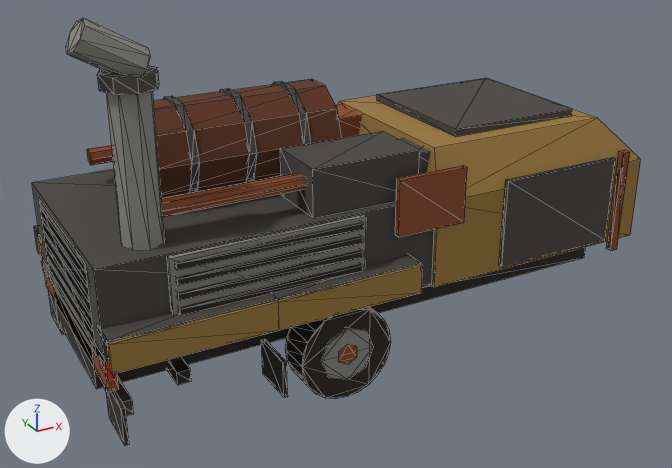
What one commit did to the glTF model game/public/models/base_sorokonoga_rear.glb.
Both versions are drawn from a 50 mm camera at (-4.79, -8.44, 4.11) aimed at (-0.26, -0.21, -0.01). Arrows for +X, +Y and +Z are at lower left; the lights stay in place. The first picture is the older version. Mesh edges are drawn as thin lines. Vertices at exactly the same position are counted once.

Objects in the first picture: 'base_sorokonoga_rear'.
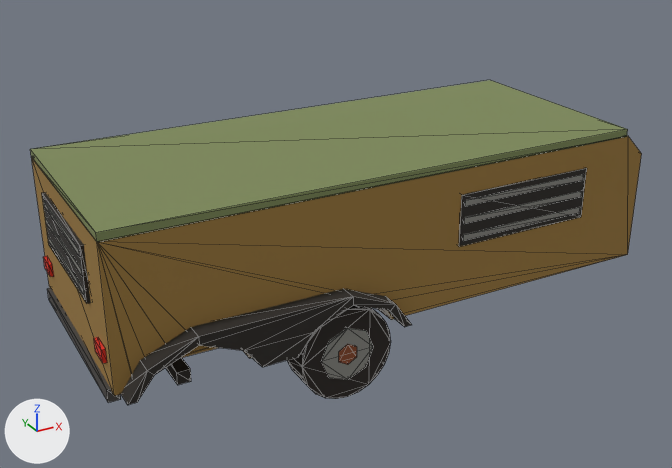
Location of each change, (x1, y1, x2, y2) in pixels of the pictures (672 x 468 px; the box of a moved part takes in the faces that stretch with it):
'base_sorokonoga_rear', reshaped (24% shorter): before (32, 18, 641, 445); after (30, 80, 642, 405)
part 1 of me_enclosure, added (green): after (30, 80, 628, 243)
part 2 of me_enclosure, added (black): after (459, 168, 587, 247)
part 3 of me_enclosure, added: after (42, 192, 91, 303)
part 4 of me_enclosure, added: after (463, 207, 580, 241)
part 5 of me_enclosure, added: after (464, 191, 582, 224)
part 6 of me_enclosure, added: after (465, 174, 584, 206)
part 7 of me_enclosure, added: after (48, 235, 85, 296)
part 8 of me_enclosure, added: after (45, 217, 83, 277)
part 9 of me_enclosure, added: after (43, 200, 80, 257)
part 10 of me_enclosure, moved or reshaped: before (41, 260, 48, 278); after (43, 256, 54, 277)
part 11 of me_enclosure, moved or reshaped: before (100, 357, 115, 380); after (94, 337, 107, 363)
part 12 of me_enclosure, added: after (47, 288, 121, 403)
part 13 of me_enclosure, rebuilt: before (338, 80, 641, 287); after (31, 136, 642, 396)
part 14 of me_enclosure, added (black): after (121, 289, 412, 405)
part 15 of me_enclosure, deleted: before (34, 18, 630, 445)
part 16 of me_enclosure, deleted: before (32, 169, 434, 367)

Edits to the bpy script that builds the scene:
```text
Add mat_trim:
    mat_trim = principled_material('trim')
    mat_trim.base_color = (0.209, 0.254, 0.102)  # green #7e8a5a
    mat_trim.roughness = 1.0
Change me_enclosure:
    used by ob_base_sorokonoga_rear; location = (0.0, 0.0, 0.0)
    remove me_enclosure.from_pydata(...)  # 732 vertices, 1196 faces; spans x -3.15..3.15, y -1.45..1.45, z -1.31..2.69
    add me_enclosure.from_pydata(...)  # 442 vertices, 776 faces; spans x -3.15..3.15, y -1.45..1.45, z -1.31..1.0
    me_enclosure part 1: a new loose piece, a box spanning x -3.11..2.88, y -1.25..1.25, z 0.91..1.0, in mat_trim (green #7e8a5a)
    me_enclosure part 2: a new loose piece, a box spanning x 0.635..2.315, y -1.265..-1.215, z 0.06..0.64, in mat_under (black #2e2a26)
    me_enclosure part 3: a new loose piece, a box spanning x -3.145..-3.095, y -0.74..0.74, z 0.11..0.69, in mat_under (black #2e2a26)
    me_enclosure part 4: a new loose piece, a box spanning x 0.675..2.275, y -1.27..-1.21, z 0.122..0.192, in mat_metal_light (grey #8a8a84)
    me_enclosure part 5: a new loose piece, a box spanning x 0.675..2.275, y -1.27..-1.21, z 0.315..0.385, in mat_metal_light (grey #8a8a84)
    me_enclosure part 6: a new loose piece, a box spanning x 0.675..2.275, y -1.27..-1.21, z 0.508..0.578, in mat_metal_light (grey #8a8a84)
    me_enclosure part 7: a new loose piece, a box spanning x -3.15..-3.09, y -0.7..0.7, z 0.172..0.242, in mat_metal_light (grey #8a8a84)
    me_enclosure part 8: a new loose piece, a box spanning x -3.15..-3.09, y -0.7..0.7, z 0.365..0.435, in mat_metal_light (grey #8a8a84)
    me_enclosure part 9: a new loose piece, a box spanning x -3.15..-3.09, y -0.7..0.7, z 0.558..0.628, in mat_metal_light (grey #8a8a84)
    me_enclosure part 10: the loose piece of 8 vertices spanning x -3.15..-3.09, y 1.02..1.27, z -0.41..-0.29 is moved by (-0.01, -0.15, 0.1)
    me_enclosure part 11: the loose piece of 8 vertices spanning x -3.15..-3.09, y -1.27..-1.02, z -0.41..-0.29 is moved by (-0.01, 0.15, 0.1)
    me_enclosure part 12: a new loose piece, a box spanning x -3.15..-3.03, y -1.15..1.15, z -0.72..-0.58, in mat_metal_dark (dark grey #4a4744)
    me_enclosure part 13: the loose piece of 12 vertices spanning x 0.35..3.15, y -1.25..1.25, z -0.35..1.1 is rebuilt with 82 vertices and now spans x -3.11..3.15, y -1.25..1.25, z -0.6..0.92
    me_enclosure part 14: a new loose piece of 32 vertices spanning x -3.05..-0.05, y -1.45..-1.2, z -0.6..-0.1, in mat_under (black #2e2a26)
    me_enclosure part 15: 52 loose pieces with 504 vertices, spanning x -3.15..2.95, y -1.45..1.45, z -1.05..2.69, are deleted
    me_enclosure part 16: 40 vertices removed from x -3.15..0.35, y -1.29..1.29, z -0.35..0.65
    other edits to the shape of me_enclosure do not show in these pictures
    remove me_enclosure.materials.append(mat_rust_side)  # brown #5e3420
    add me_enclosure.materials.append(mat_trim)  # green #7e8a5a
```
